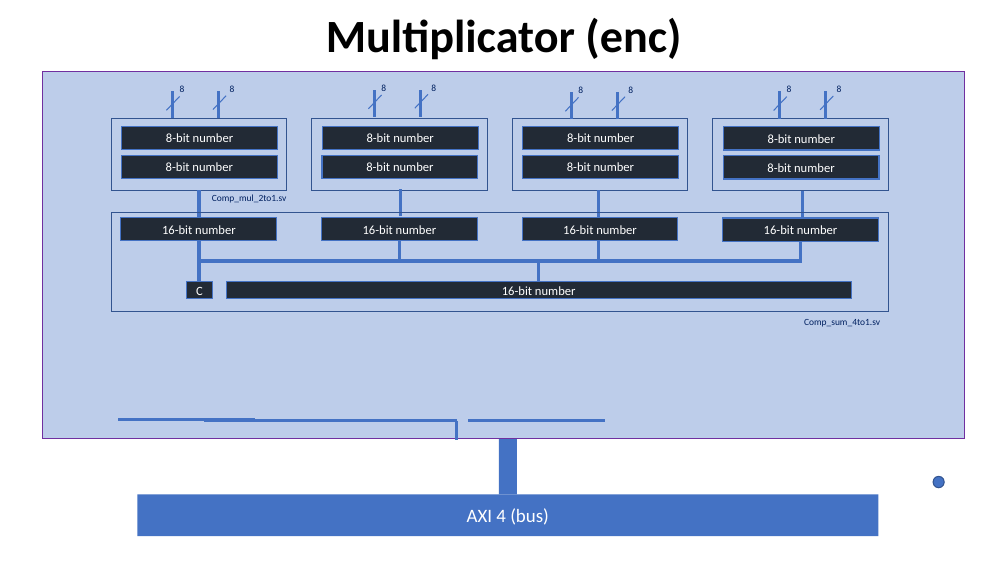
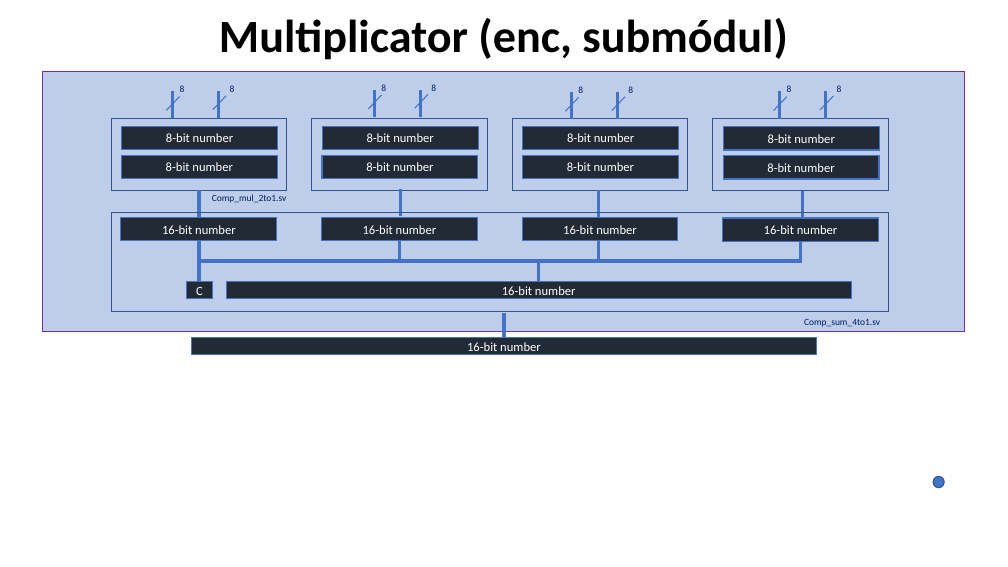
Before and after one commit to acarreteroc99/AES256-IP-Core, a slide deck: slide 6 of ASIC_Approach1.pptx (slide 5 before the commit). Drawn at 1008x567 pixels with LibreOffice and Linux fonts; fonts in the diff are those of the drawing. Boxes give left, top, right and bottom in pixels: in the first picture for what was removed or moved away, otherwise in the second. Text is boxed around its words. In the diff, an @@ line names an element or a change of style, - is before the commit and + after.

```diff
--- a/ASIC_Approach1.pptx
+++ b/ASIC_Approach1.pptx
@@ title at (x1=219, y1=18, x2=787, y2=60): text changed @@
-Multiplicator (enc)
+Multiplicator (enc, submódul)
@@ rectangle resized from (x1=43, y1=71, x2=966, y2=439) to (x1=43, y1=71, x2=966, y2=331) @@
@@ line moved from (605, 420) - (468, 420) to (504, 340) - (504, 312) @@
@@ rectangle added at (x1=191, y1=337, x2=817, y2=355), fill #222A35, outline #4472C4 1 pt, 12 pt, text #FFFFFF @@
+16-bit number
@@ line removed from (255, 420) to (118, 420) @@
@@ line removed from (203, 420) to (457, 420) @@
@@ line removed from (405, 420) to (267, 420) @@
@@ line removed from (457, 440) to (457, 420) @@
@@ rectangle removed at (x1=499, y1=439, x2=517, y2=495) @@
@@ rectangle removed at (x1=138, y1=495, x2=879, y2=536) @@
-AXI 4 (bus)
```
Also in this commit, not shown: 4 slides added, 1 slide removed, 2 other files.
